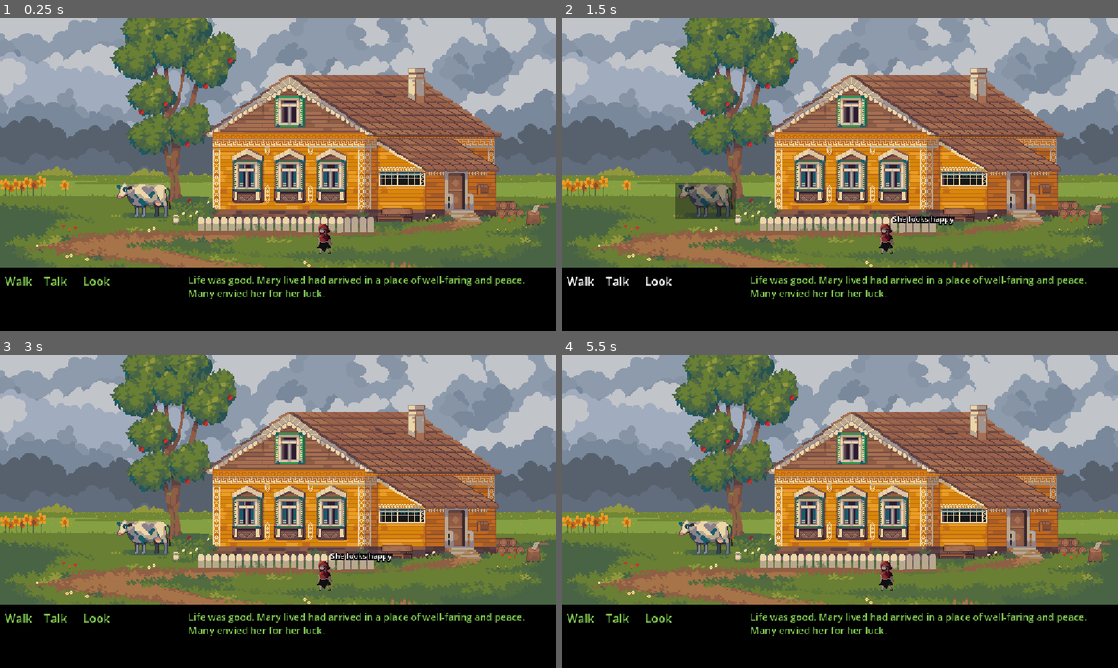
Above: before the commit, frames 1-4 (two rows, left to right).
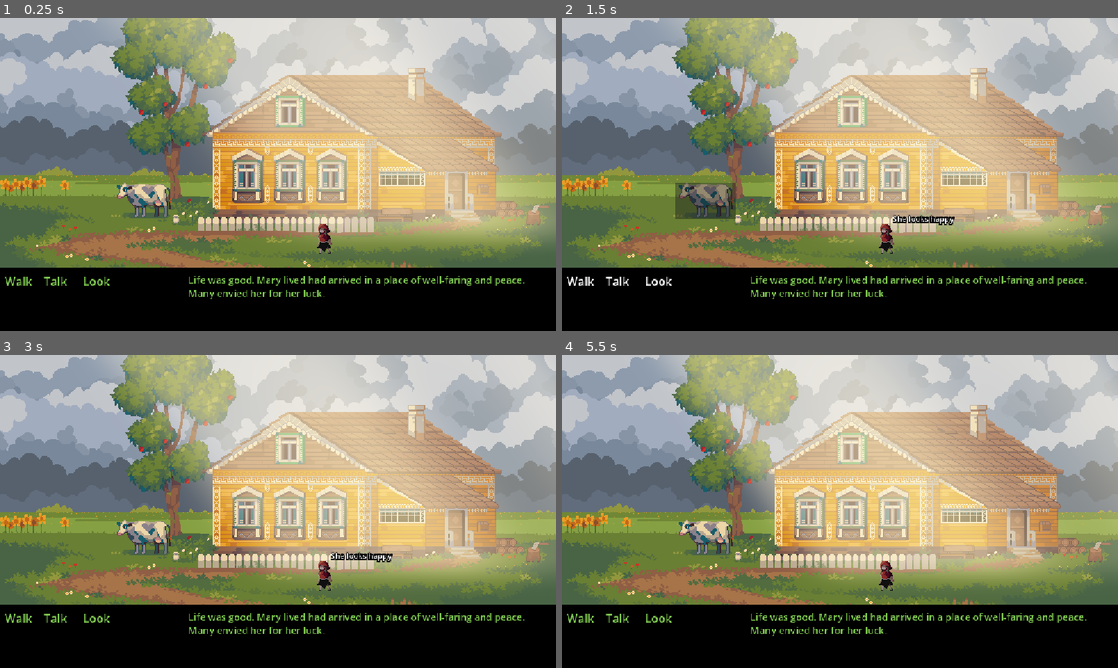
Above: after the commit, the same moments.

Repository: gregorhcs/GGJ26
Game: Godot game, scene res://SC_Game.tscn
Same seed, same stepped clock (60 frames per second), same inputs: the game is played once before the commit and once after it.
Inputs (mouse positions are in pixels of both pictures, inside the frame that each line leads up to):
- Up to frame 1 (0.25 s): no input
- Up to frame 2 (1.5 s): click (706, 199) at 0.52 s; click (706, 199) at 1.27 s
- Up to frame 3 (3 s): click (144, 536) at 2.02 s; tap Enter at 2.75 s; move the mouse to (400, 495) at 2.77 s; click (400, 495) at 2.92 s
- Up to frame 4 (5.5 s): tap Space at 3.5, 5 s; move the mouse to (728, 527) at 3.52 s; click (728, 527) at 3.67 s; tap Enter at 4.25 s; move the mouse to (895, 442) at 4.27 s; click (895, 442) at 4.42 s; move the mouse to (812, 574) at 5.02 s; click (812, 574) at 5.17 s

The runs differ from the first frame. In frame 1, 41% of the frame differs, in the area x 20-100%, y 0-73%; in frame 2, 42%; in frame 3, 44%; in frame 4, 46%, in the area x 18-100%, y 0-73%.

Commit message:
More shaders!

Diff:
--- a/SC_Game.tscn
+++ b/SC_Game.tscn
@@ -9,6 +9,7 @@
 [ext_resource type="PackedScene" uid="uid://dyhom5wvrpdff" path="res://Levels/SC_Level_02.tscn" id="7_nkpkg"]
 [ext_resource type="PackedScene" uid="uid://do1o26p5u3rq3" path="res://Levels/SC_Level_03.tscn" id="8_h7lci"]
 [ext_resource type="PackedScene" uid="uid://bt1mkr28sjdjb" path="res://Prefabs/SC_Interactable.tscn" id="8_mnbkb"]
+[ext_resource type="Shader" uid="uid://dxmwrolj8pqcw" path="res://Shaders/SH_Godrays.gdshader" id="9_2g1mr"]
 [ext_resource type="PackedScene" uid="uid://dy2x71bcbr4ss" path="res://Levels/SC_Level_01.tscn" id="9_h7lci"]
 [ext_resource type="AudioStream" uid="uid://cq8av71bcijg8" path="res://Audio/S_LostLoop.mp3" id="11_h7lci"]
 [ext_resource type="AudioStream" uid="uid://bqgf35iyohg8g" path="res://Audio/S_LostLoopBass.mp3" id="12_0nkn7"]
@@ -33,6 +34,22 @@
 shader_parameter/pixel_size = 254.0000120175
 shader_parameter/binary_threshold = 0.2990000142025
 
+[sub_resource type="ShaderMaterial" id="ShaderMaterial_gdmih"]
+shader = ExtResource("9_2g1mr")
+shader_parameter/ray_angle = -0.3
+shader_parameter/ray_position = -0.21
+shader_parameter/spread = 0.5
+shader_parameter/cutoff = 0.1
+shader_parameter/falloff = 0.2
+shader_parameter/edge_fade = 0.15
+shader_parameter/speed = 1.0
+shader_parameter/ray1_density = 4.65
+shader_parameter/ray2_density = 0.0
+shader_parameter/ray2_intensity = 0.0
+shader_parameter/color = Vector4(1, 0.9, 0.65, 0.8)
+shader_parameter/hdr = false
+shader_parameter/seed = 30.505
+
 [node name="GameDirectorControl" type="Control" unique_id=941596401 node_paths=PackedStringArray("LevelLoader", "AvatarControl", "Mask", "CommandButtons", "NarratorTextLabel", "CrackAudioPlayer")]
 layout_mode = 3
 anchors_preset = 15
@@ -106,6 +123,24 @@
 expand_mode = 3
 stretch_mode = 6
 
+[node name="FogWind" type="ColorRect" parent="VBoxContainer/Control" unique_id=1706115223]
+material = SubResource("ShaderMaterial_gdmih")
+layout_mode = 1
+anchors_preset = 15
+anchor_right = 1.0
+anchor_bottom = 1.0
+grow_horizontal = 2
+grow_vertical = 2
+
+[node name="Godrays" type="ColorRect" parent="VBoxContainer/Control" unique_id=413293893]
+material = SubResource("ShaderMaterial_gdmih")
+layout_mode = 1
+anchors_preset = 15
+anchor_right = 1.0
+anchor_bottom = 1.0
+grow_horizontal = 2
+grow_vertical = 2
+
 [node name="LevelLoader" type="Control" parent="VBoxContainer/Control" unique_id=958787485 node_paths=PackedStringArray("Mask")]
 layout_mode = 1
 anchors_preset = 15
@@ -113,6 +148,7 @@
 anchor_bottom = 1.0
 grow_horizontal = 2
 grow_vertical = 2
+mouse_filter = 1
 script = ExtResource("6_mnbkb")
 Mask = NodePath("../BackgroundImage")
 Screens = Array[PackedScene]([ExtResource("9_h7lci"), ExtResource("7_nkpkg"), ExtResource("8_h7lci")])
--- a/Scripts/GameDirector.gd
+++ b/Scripts/GameDirector.gd
@@ -23,6 +23,7 @@
 		CurrentInsanityPhase = CurrentInsanity / 10
 		CrackAudioPlayer.pitch_scale = 0.5 + randf()
 		CrackAudioPlayer.play(0.0)
+
 
 # Called when the node enters the scene tree for the first time.
 func _ready() -> void:
--- /dev/null
+++ b/Shaders/SH_Godrays.gdshader
@@ -0,0 +1,100 @@
+shader_type canvas_item;
+
+uniform float ray_angle = -0.3;
+uniform float ray_position = -0.2;
+uniform float spread : hint_range(0.0, 1.0) = 0.5;
+uniform float cutoff : hint_range(-1.0, 1.0) = 0.1;
+uniform float falloff : hint_range(0.0, 1.0) = 0.2;
+uniform float edge_fade : hint_range(0.0, 1.0) = 0.15;
+
+uniform float speed = 1.0;
+uniform float ray1_density = 8.0;
+uniform float ray2_density = 30.0;
+uniform float ray2_intensity : hint_range(0.0, 1.0) = 0.3;
+
+uniform vec4 color = vec4(1.0, 0.9, 0.65, 0.8);
+
+uniform bool hdr = false;
+uniform float seed = 5.0;
+
+
+uniform sampler2D SCREEN_TEXTURE : hint_screen_texture, filter_linear_mipmap;
+
+float random(vec2 uv) {
+    return fract(sin(dot(uv, vec2(12.9898, 78.233))) * 43758.5453123);
+}
+
+
+float noise(vec2 uv) {
+    vec2 i = floor(uv);
+    vec2 f = fract(uv);
+
+    float a = random(i);
+    float b = random(i + vec2(1.0, 0.0));
+    float c = random(i + vec2(0.0, 1.0));
+    float d = random(i + vec2(1.0, 1.0));
+
+    vec2 u = f * f * (3.0 - 2.0 * f);
+
+    return mix(mix(a, b, u.x), mix(c, d, u.x), u.y);
+}
+
+
+mat2 create_rotation_matrix(float rot_angle) {
+    float s = sin(rot_angle);
+    float c = cos(rot_angle);
+    return mat2(vec2(c, -s), vec2(s, c));
+}
+
+
+vec3 screen_blend(vec3 base, vec3 blend) {
+    return 1.0 - (1.0 - base) * (1.0 - blend);
+}
+
+void fragment() {
+
+    vec2 centered_uv = UV - vec2(0.5, ray_position);
+    vec2 transformed_uv = create_rotation_matrix(ray_angle) * centered_uv;
+
+
+    transformed_uv.y = transformed_uv.y / (transformed_uv.y * spread + 1.0);
+    transformed_uv += vec2(0.5);
+
+    float time_factor = TIME * speed;
+    vec2 ray1_uv = vec2(
+        transformed_uv.x * ray1_density + sin(time_factor * 0.1) * (ray1_density * 0.2) + seed,
+        transformed_uv.y
+    );
+
+    vec2 ray2_uv = vec2(
+        transformed_uv.x * ray2_density + sin(time_factor * 0.2) * (ray1_density * 0.2) + seed,
+        transformed_uv.y
+    );
+
+    float cut_x = smoothstep(cutoff - 0.1, cutoff + 0.1, transformed_uv.x) *
+                 smoothstep(1.0 + cutoff + 0.1, 1.0 + cutoff - 0.1, transformed_uv.x);
+
+    float ray1 = noise(ray1_uv);
+    float ray2 = noise(ray2_uv) * ray2_intensity;
+
+    float rays;
+    if (hdr) {
+        rays = ray1 + ray2;
+    } else {
+        rays = clamp(ray1 + ray2, 0.0, 1.0);
+    }
+
+
+    rays *= cut_x;
+    rays *= smoothstep(0.0, falloff, 1.0 - UV.y);
+    rays *= smoothstep(0.0, edge_fade, transformed_uv.x);
+    rays *= smoothstep(0.0, edge_fade, 1.0 - transformed_uv.x);
+
+
+    vec3 final_color = vec3(rays) * color.rgb;
+
+    vec3 screen_color = texture(SCREEN_TEXTURE, SCREEN_UV).rgb;
+    final_color = screen_blend(screen_color, final_color * color.a);
+
+    COLOR = vec4(final_color, rays * color.a);
+}
--- /dev/null
+++ b/Shaders/SH_Wind.gdshader
@@ -0,0 +1,24 @@
+shader_type canvas_item;
+render_mode unshaded, blend_mix;
+
+uniform sampler2D noise_tex : repeat_enable;
+uniform float noise_scale = 1.5;
+uniform float fog_speed = 0.02;
+uniform float fog_density : hint_range(0.0, 1.0) = 0.35;
+uniform vec4 fog_color : source_color = vec4(0.8, 0.8, 0.85, 1.0);
+
+void fragment() {
+	vec2 uv = SCREEN_UV;
+
+	// animated noise
+	vec2 flow = vec2(0.1, 0.05) * TIME * fog_speed;
+	float n = texture(noise_tex, uv * noise_scale + flow).r;
+
+	// soften
+	n = smoothstep(0.3, 0.7, n);
+
+	// final alpha
+	float alpha = n * fog_density;
+
+	COLOR = vec4(fog_color.rgb, alpha);
+}
Not shown, added: Shaders/SH_Godrays.gdshader.uid
Not shown, added: Shaders/SH_Wind.gdshader.uid
